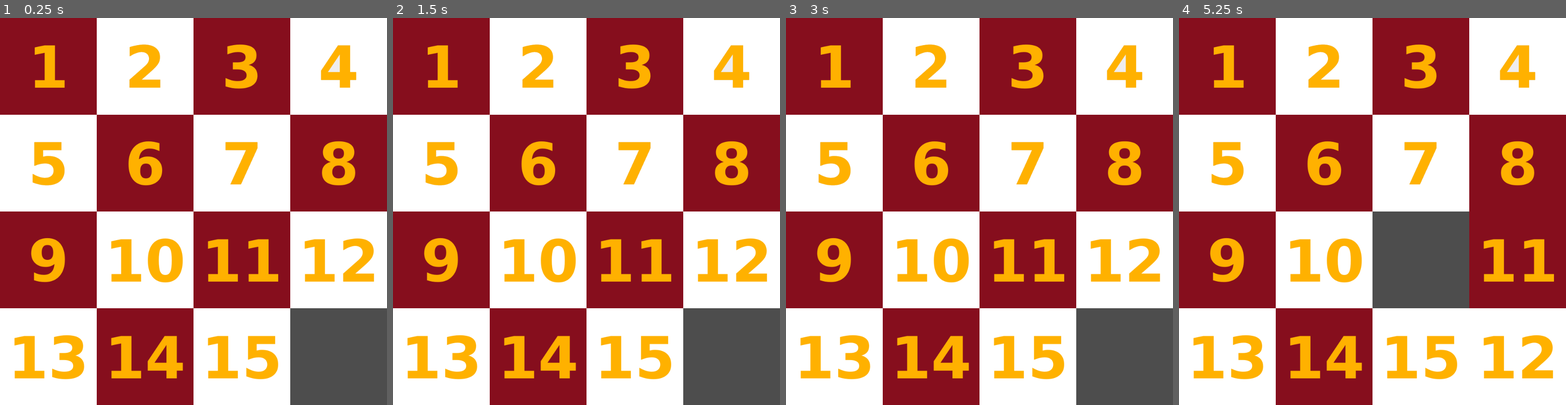
Above: before the commit, frames 1-4 (left to right).
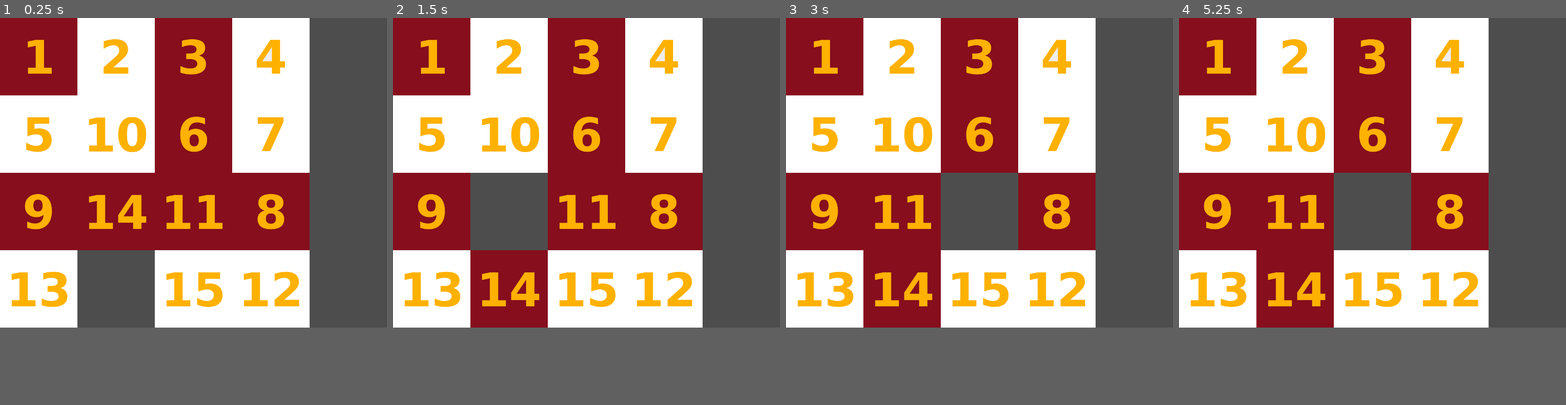
Above: after the commit, the same moments.

Repository: DENIZSEKER99/SlidePuzzle-SENG_218
Game: Godot game, scene res://scenes/Puzzle_Area.tscn
Same seed, same stepped clock (60 frames per second), same inputs: the game is played once before the commit and once after it.
Inputs (mouse positions are in pixels of both pictures, inside the frame that each line leads up to):
- Up to frame 1 (0.25 s): no input
- Up to frame 2 (1.5 s): tap Enter at 0.5 s; click (586, 211) at 0.67 s; tap Space at 1.25 s; move the mouse to (509, 230) at 1.27 s; click (509, 230) at 1.42 s
- Up to frame 3 (3 s): tap Enter at 2 s; move the mouse to (1018, 126) at 2.02 s; click (1018, 126) at 2.17 s; tap Space at 2.75 s; move the mouse to (960, 288) at 2.77 s; click (960, 288) at 2.92 s
- Up to frame 4 (5.25 s): tap Enter at 3.5 s; move the mouse to (1488, 269) at 3.52 s; click (1488, 269) at 3.67 s; tap Space at 4.25 s; move the mouse to (1256, 153) at 4.27 s; click (1256, 153) at 4.42 s; move the mouse to (1391, 211) at 5.02 s; click (1391, 211) at 5.17 s
In our replay, the window is 800x800 before the commit and 800x640 after it. These sizes can differ from the game's own. Grey fills any space a smaller window leaves; there, only what the larger window draws over its background counts as a difference.

The runs differ from the first frame. In frame 1, 65% of the frame differs, in the area x 0-100%, y 0-100%; in frame 2, 65%; in frame 3, 65%; in frame 4, 62%.

Commit message:
hardness added as variable

Diff:
--- a/project.godot
+++ b/project.godot
@@ -17,7 +17,7 @@
 
 [display]
 
-window/size/viewport_width=1000
+window/size/viewport_width=1250
 window/size/viewport_height=1000
 
 [dotnet]
--- a/scenes/Puzzle_Area.gd
+++ b/scenes/Puzzle_Area.gd
@@ -3,6 +3,7 @@
 var tiles = []
 var solved = []
 var mouse = false
+@export var hardness =25
 
 # Called when the node enters the scene tree for the first time.
 func _ready():
@@ -11,7 +12,19 @@
 func start_game():
 	tiles = [$Tile1, $Tile2, $Tile3, $Tile4, $Tile5, $Tile6, $Tile7, $Tile8, $Tile9, $Tile10, $Tile11, $Tile12, $Tile13, $Tile14, $Tile15, $Tile16 ]
 	solved = tiles.duplicate()
+	shuffle_tiles()
 
+func shuffle_tiles():
+	var previous = 99
+	var previous_1 = 98
+	for t in range(0,hardness):
+		var tile = randi() % 16
+		if tiles[tile] != $Tile16 and tile != previous and tile != previous_1:
+			var rows = int(tiles[tile].position.y / 250)
+			var cols = int(tiles[tile].position.x / 250)
+			check_neighbours(rows,cols)
+			previous_1 = previous
+			previous = tile
 
 # Called every frame. 'delta' is the elapsed time since the previous frame.
 func _process(delta):
--- a/scenes/Puzzle_Area.tscn
+++ b/scenes/Puzzle_Area.tscn
@@ -28,7 +28,7 @@
 position = Vector2(500, 500)
 shape = SubResource("RectangleShape2D_nqohr")
 
-[node name="Tile" type="Sprite2D" parent="."]
+[node name="Tile1" type="Sprite2D" parent="."]
 position = Vector2(125, 125)
 texture = ExtResource("1_nhosg")
 
